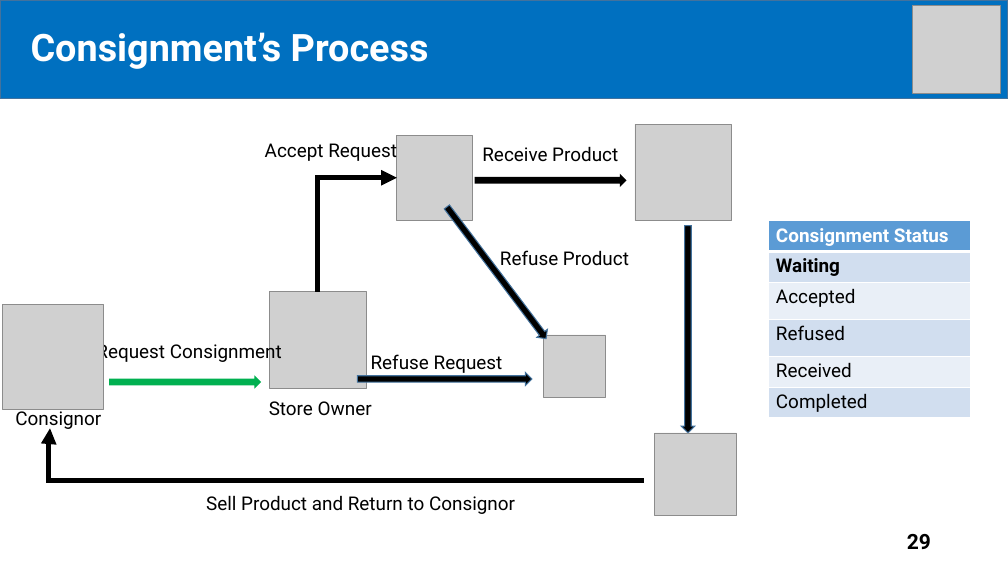
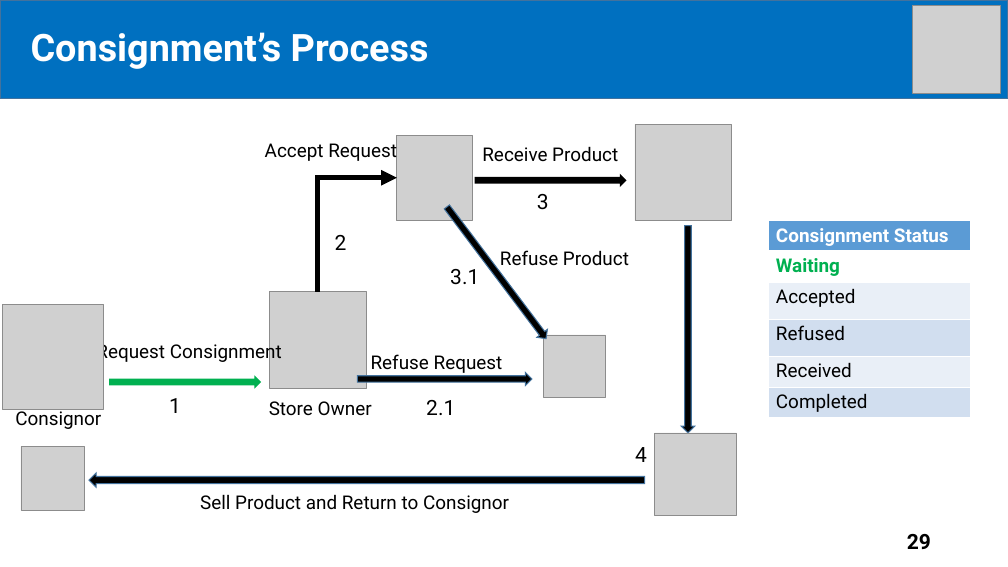
Before and after one commit to tiendan3108/CP, a slide deck: slide 29 of Source/Presentation/PreFinalPresentation.pptx. Drawn at 1008x567 pixels with LibreOffice and Linux fonts; fonts in the diff are those of the drawing; grey boxes stand for pictures. Boxes give left, top, right and bottom in pixels: in the first picture for what was removed or moved away, otherwise in the second. Text is boxed around its words. In the diff, an @@ line names an element or a change of style, - is before the commit and + after.

```diff
--- a/Source/Presentation/PreFinalPresentation.pptx
+++ b/Source/Presentation/PreFinalPresentation.pptx
@@ text added at box(537, 194, 549, 210), 20 pt, text #000000 @@
+3
@@ text added at box(335, 235, 347, 250), 20 pt, text #000000 @@
+2
@@ table at box(768, 221, 970, 418) @@
@@ fill #D2DEEF to none in row 2, column 1 @@
@@ text colour #000000 to #00B050 in "Waiting" @@
@@ text added at box(450, 269, 479, 285), 20 pt, text #000000 @@
+3.1
@@ text added at box(169, 398, 181, 413), 20 pt, text #000000 @@
+1
@@ text added at box(426, 400, 455, 415), 20 pt, text #000000 @@
+2.1
@@ picture added at box(21, 447, 85, 510) @@
@@ elbow arrow removed from (644, 480) to (50, 429) @@
@@ text added at box(635, 447, 647, 462), 20 pt, text #000000 @@
+4
@@ right arrow added at box(89, 473, 645, 488), fill #000000, outline #43739E 1 pt @@
@@ text "Sell Product and Return to ...": place and size @@
-text "Sell Product and Return to ..." at box(206, 495, 515, 514)
+text "Sell Product and Return to ..." at box(200, 494, 509, 513)
```
Also in this commit, not shown: 24 other slides changed, 6 slides added, 25 slides removed.
